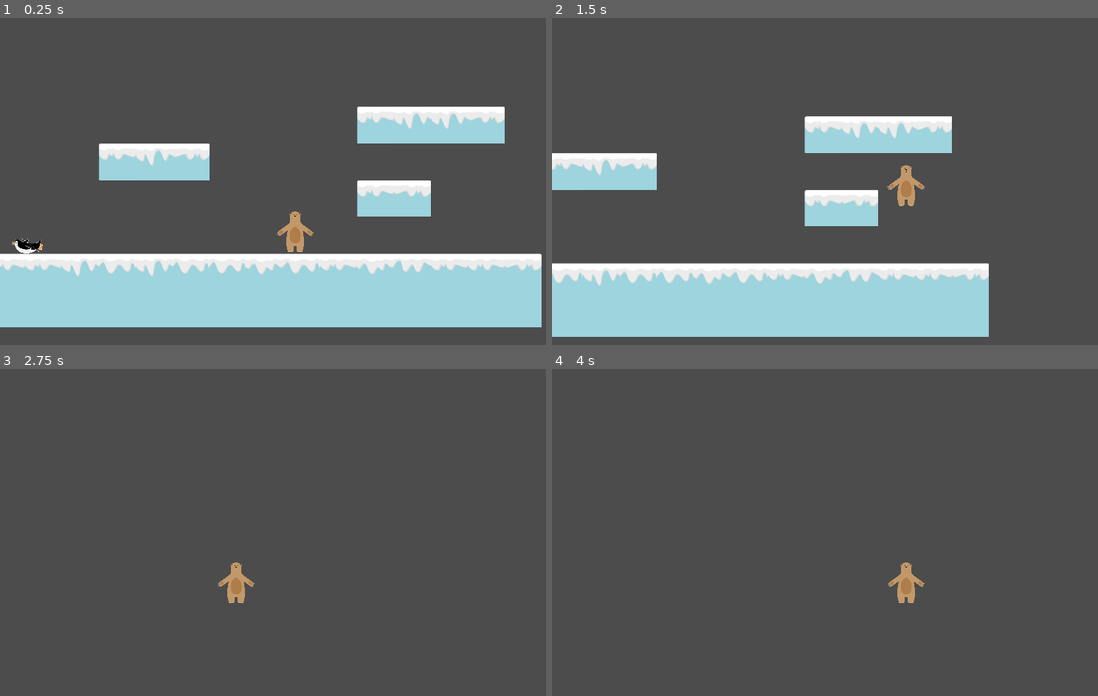
Above: before the commit, frames 1-4 (two rows, left to right).
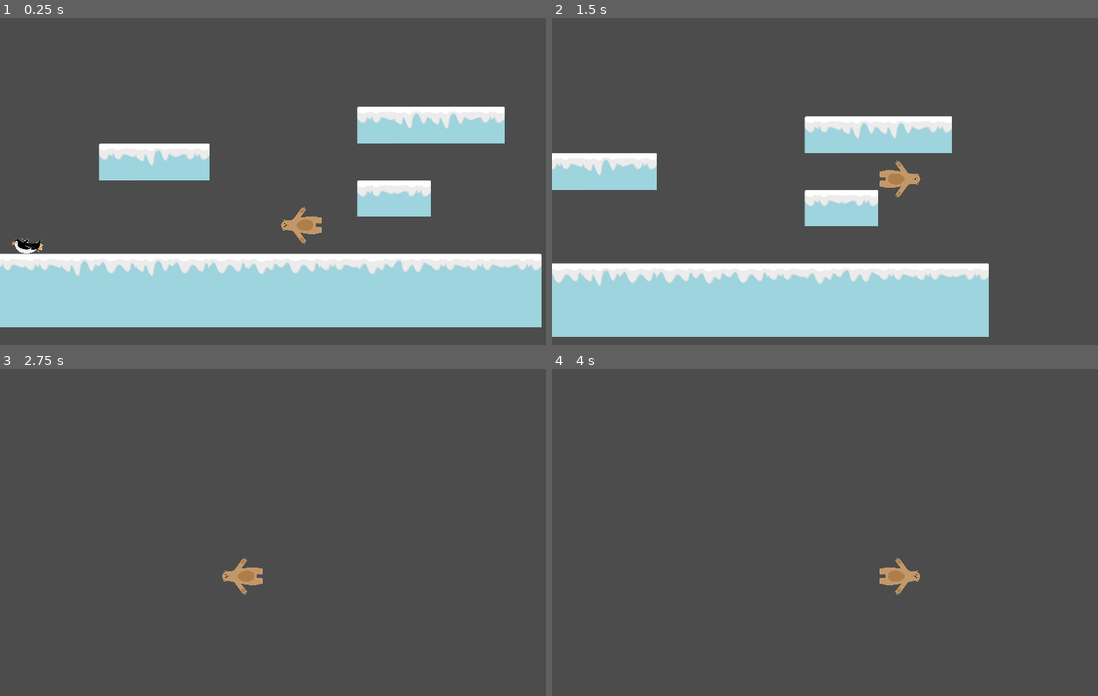
Above: after the commit, the same moments.

Repository: lendroit/ice-bear
Game: Godot game, scene res://World.tscn
The game is run twice, just before and just after one commit, with the same random seed, the same clock (stepped at 60 frames per second) and the same inputs.
Inputs:
- Up to frame 1 (0.25 s): no input
- Up to frame 2 (1.5 s): hold Right (walk_right) from 0.53 s (still down); tap T (Glaire) at 0.6, 1.35 s; tap Space (jump) at 0.77 s
- Up to frame 3 (2.75 s): tap Space (jump) at 1.52 s; release Right (walk_right) at 2.03 s; hold Left (walk_left) from 2.03 s (still down); tap T (Glaire) at 2.1 s
- Up to frame 4 (4 s): release Left (walk_left) at 2.78 s; hold Right (walk_right) from 2.78 s (still down); tap T (Glaire) at 2.85, 3.6 s; tap Space (jump) at 3.02, 3.77 s

The runs differ from the first frame. In frame 1, 0.5% of the frame differs, in the area x 50-59%, y 57-72%; in frame 2, 0.5%, in the area x 60-69%, y 43-58%; in frame 3, 0.5%; in frame 4, 0.5%.

Commit message:
improve glaire physics, add directional sprite

Diff:
--- a/Player.gd
+++ b/Player.gd
@@ -2,13 +2,15 @@
 
 onready var stand_hit_box = $StandHitBox
 onready var crawl_hit_box = $CrawlHitBox
+onready var sprite = $OursGoingLeft
 
 export (int) var MAX_JUMPS = 2
 
 #		POWER (DE)ACTIVATION
-var CAN_JUMP = true
-var CAN_GLAIRE = true
-var CAN_HOVER = true
+export var CAN_JUMP = true
+export var CAN_GLAIRE = true
+export var CAN_HOVER = true
+export var CAN_CRAWL = true
 
 #		WALK VARIALES
 export (int) var WALK_SPEED = 400
@@ -32,18 +34,25 @@
 var is_crawling = false
 
 var direction
+var orientation
 
+enum leftright {left, right}
 
 #		Handle Crachat :
-export var muzzle_velocity = 350
+export var spit_velocity = 350
 
 var Glaire = preload("res://Glaire.tscn")
 
-func shoot():
+func shoot(deplacement_speed, orientation):
 	var b = Glaire.instance()
 	owner.add_child(b)
 	b.position = self.position
-	b.velocity = b.transform.x * muzzle_velocity
+	#b.velocity = b.transform.x * (spit_velocity + deplacement_speed)
+	b.velocity = self.velocity
+	if orientation == leftright.left:
+		b.velocity.x -= spit_velocity
+	elif orientation == leftright.right:
+		b.velocity.x += spit_velocity
 	b.gravity = EngineParameters.GRAVITY
 #	#	#	#	#	#	#
 
@@ -59,13 +68,25 @@
 
 func get_input():
 	direction = 0
-	if Input.is_action_just_pressed("Glaire") && CAN_GLAIRE:
-		shoot()
+
 	if Input.is_action_pressed("walk_right"):
 		direction = 1
-	if Input.is_action_pressed("walk_left"):
+	elif Input.is_action_pressed("walk_left"):
 		direction = -1
-	if Input.is_action_just_pressed("down") && is_on_floor():
+
+	if Input.is_action_just_pressed("walk_left"):
+		orientation = leftright.left
+	if Input.is_action_just_pressed("walk_right"):
+		orientation = leftright.right
+	if Input.is_action_just_released("walk_left") && Input.is_action_pressed("walk_right"):
+		orientation = leftright.right
+	elif Input.is_action_just_released("walk_right") && Input.is_action_pressed("walk_left"):
+		orientation = leftright.left
+
+	if Input.is_action_just_pressed("Glaire") && CAN_GLAIRE:
+		shoot(velocity.x, orientation)
+
+	if Input.is_action_just_pressed("down") && is_on_floor() && CAN_CRAWL:
 		crouch()
 	elif Input.is_action_just_released("down"):
 		stand()
@@ -86,11 +107,19 @@
 	else:
 		velocity.y += EngineParameters.GRAVITY * delta
 
+func set_direction(horizontal_speed):
+	if horizontal_speed < 0:
+		sprite.flip_h = false
+	else:
+		sprite.flip_h = true
+
 func _physics_process(delta):
 	get_input()
 	var speed
 	var acceleration
 	var friction
+
+
 
 	handle_jump(delta)
 
@@ -108,7 +137,11 @@
 	else:
 		velocity.x = lerp(velocity.x, 0, friction)
 
+
 	velocity = move_and_slide(velocity, Vector2.UP)
+
+	if abs(velocity.x) > 5:
+		set_direction(velocity.x)
 
 func _on_HurtBox_area_shape_entered(area_id, area, area_shape, self_shape):
 	print("Aie !")
--- a/Player.tscn
+++ b/Player.tscn
@@ -1,7 +1,7 @@
 [gd_scene load_steps=5 format=2]
 
-[ext_resource path="res://assets/ours.png" type="Texture" id=1]
 [ext_resource path="res://Player.gd" type="Script" id=2]
+[ext_resource path="res://assets/ours_to_left.png" type="Texture" id=3]
 
 [sub_resource type="CapsuleShape2D" id=1]
 radius = 16.0834
@@ -20,10 +20,10 @@
 drag_margin_h_enabled = true
 drag_margin_v_enabled = true
 
-[node name="ours" type="Sprite" parent="."]
+[node name="OursGoingLeft" type="Sprite" parent="."]
 position = Vector2( -0.495148, -19.6786 )
 scale = Vector2( 0.164762, 0.164762 )
-texture = ExtResource( 1 )
+texture = ExtResource( 3 )
 
 [node name="StandHitBox" type="CollisionShape2D" parent="."]
 shape = SubResource( 1 )
Binary file added: assets/ours_to_left.png
Not shown, added: assets/ours_to_left.png.import
